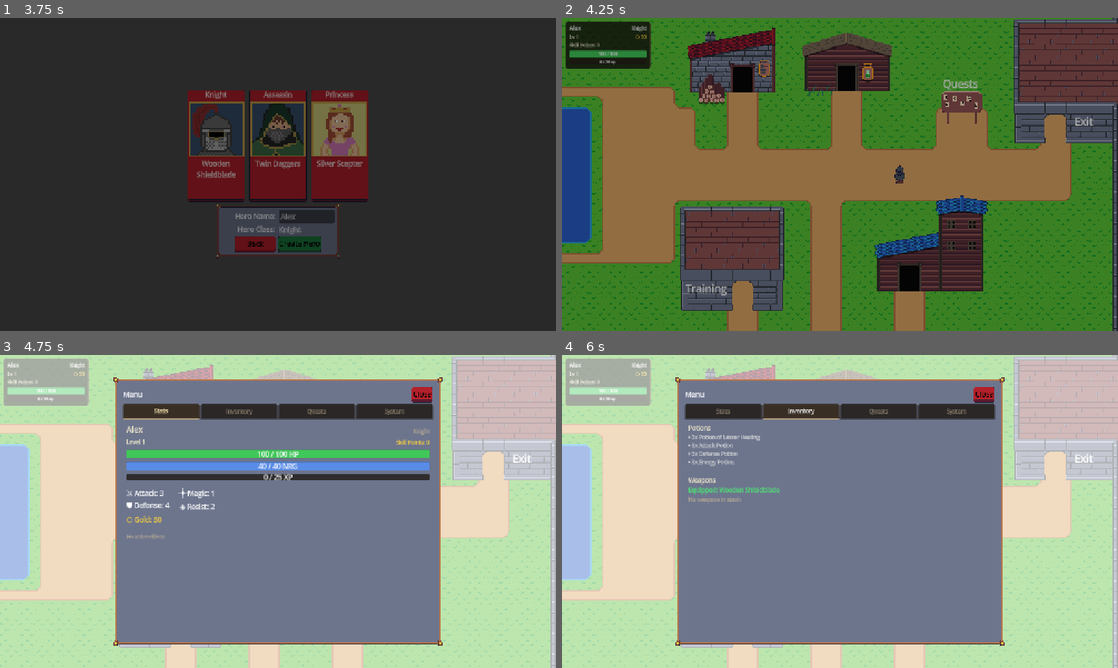
Above: before the commit, frames 1-4 (two rows, left to right).
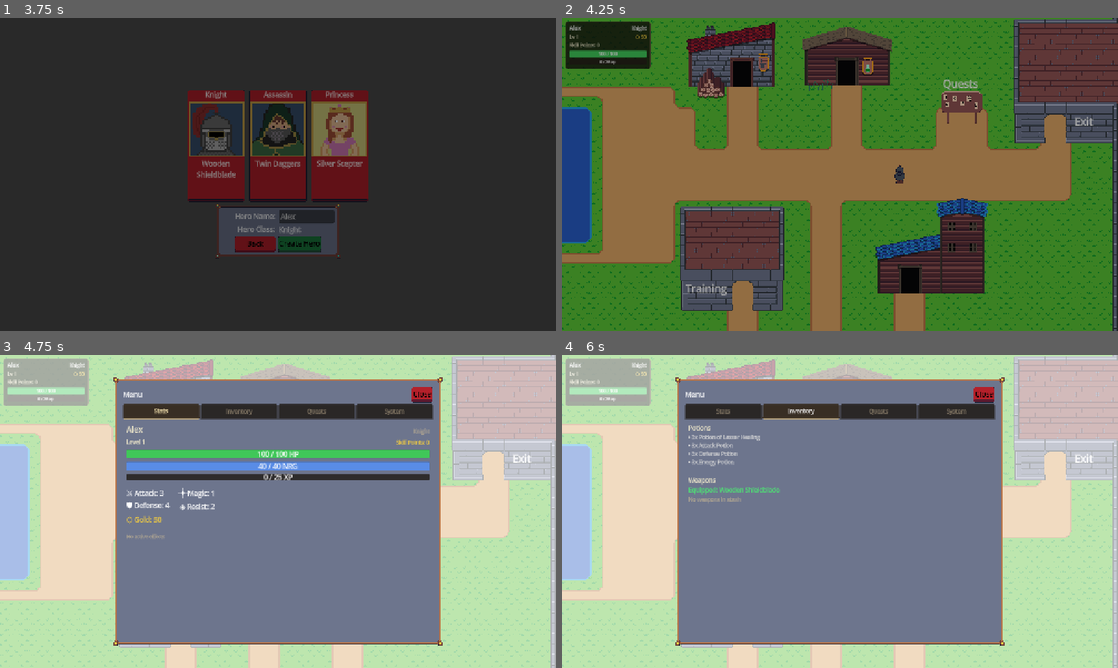
Above: after the commit, the same moments.

Repository: navtges3/PixelValley
Game: Godot game, scene res://scenes/ui/screens/main_menu_screen.tscn
Two runs of this game, one before a commit and one after it. Both use one fixed random seed, a clock stepped at 60 frames per second and the inputs below. Sound files missing from this copy of the repository are replaced by a short silence.
Inputs (mouse positions are in pixels of both pictures, inside the frame that each line leads up to):
- Up to frame 1 (3.75 s): click "New Game" at 0.5 s; click (305, 215) at 1.27 s; type "Alex" at 1.35 s; click (216, 146) at 2.02 s; click "Create Hero" at 2.75 s; click "Empty Slot" at 3.5 s
- Up to frame 2 (4.25 s): no input
- Up to frame 3 (4.75 s): hold Right (ui_right) from 4.28 s (still down); hold Tab (open_hud) from 4.28 s (still down)
- Up to frame 4 (6 s): release Right (ui_right) at 5 s; release Tab (open_hud) at 5 s; click "Stats" at 5 s; click "Inventory" at 5.75 s

Frame 1 is identical in both runs. In frame 2, 5.9% of the frame differs, in the area x 22-77%, y 1-88%; in frame 3, 0.8%; in frame 4, 0.8%.

Commit message:
feat: Update building scenes for weapon shop, potion shop, and inn with new properties and positions

Diff:
--- a/scenes/world/buildings/inn.tscn
+++ b/scenes/world/buildings/inn.tscn
@@ -14,13 +14,12 @@
 [node name="Sprite2D" type="Sprite2D" parent="." unique_id=1650050496]
 texture_filter = 1
 texture = ExtResource("1_v40nr")
-offset = Vector2(0, -70)
+offset = Vector2(48, -70)
 
 [node name="CollisionPolygon2D" type="CollisionPolygon2D" parent="." unique_id=538583642]
-polygon = PackedVector2Array(-98, 0, 66, 0, 66, -48, -98, -48)
+polygon = PackedVector2Array(-50, 0, 114, 0, 114, -48, -50, -48)
 
 [node name="EntranceZone" type="Area2D" parent="." unique_id=2047799658]
-position = Vector2(-48, 1)
 
 [node name="CollisionShape2D" type="CollisionShape2D" parent="EntranceZone" unique_id=693308414]
 shape = SubResource("CircleShape2D_saxo3")
--- a/scenes/world/buildings/potion_shop.tscn
+++ b/scenes/world/buildings/potion_shop.tscn
@@ -3,24 +3,23 @@
 [ext_resource type="Script" uid="uid://p643v63ydy3o" path="res://scripts/world/buildings/building.gd" id="1_hr72k"]
 [ext_resource type="Texture2D" uid="uid://bset3h8xp36w7" path="res://assets/overworld/village_props/potion_shop.png" id="1_mxqkc"]
 
-[sub_resource type="CircleShape2D" id="CircleShape2D_mxqkc"]
+[sub_resource type="CircleShape2D" id="CircleShape2D_hr72k"]
 radius = 16.0
 
-[node name="PotionShop" type="StaticBody2D" unique_id=1671380686]
+[node name="PotionShop" type="StaticBody2D" unique_id=585430704]
 script = ExtResource("1_hr72k")
 entrance_id = "potion_shop"
 screen_target = 5
 
-[node name="Sprite2D" type="Sprite2D" parent="." unique_id=1650050496]
+[node name="Sprite2D" type="Sprite2D" parent="." unique_id=454383907]
 texture_filter = 1
 texture = ExtResource("1_mxqkc")
 offset = Vector2(0, -43)
 
-[node name="CollisionPolygon2D" type="CollisionPolygon2D" parent="." unique_id=538583642]
+[node name="CollisionPolygon2D" type="CollisionPolygon2D" parent="." unique_id=1266673522]
 polygon = PackedVector2Array(-65, 0, 66, 0, 66, -48, -65, -48)
 
-[node name="EntranceZone" type="Area2D" parent="." unique_id=116835264]
-position = Vector2(0, 1)
+[node name="EntranceZone" type="Area2D" parent="." unique_id=330572127]
 
-[node name="CollisionShape2D" type="CollisionShape2D" parent="EntranceZone" unique_id=34012358]
-shape = SubResource("CircleShape2D_mxqkc")
+[node name="CollisionShape2D" type="CollisionShape2D" parent="EntranceZone" unique_id=1728397118]
+shape = SubResource("CircleShape2D_hr72k")
--- a/scenes/world/buildings/weapon_shop.tscn
+++ b/scenes/world/buildings/weapon_shop.tscn
@@ -1,26 +1,25 @@
-[gd_scene format=3 uid="uid://cfuiq4nuxxjhw"]
+[gd_scene format=3 uid="uid://cs87mrk0vnqod"]
 
 [ext_resource type="Texture2D" uid="uid://cojl8vame767g" path="res://assets/overworld/village_props/weapon_shop.png" id="1_bblfk"]
 [ext_resource type="Script" uid="uid://p643v63ydy3o" path="res://scripts/world/buildings/building.gd" id="1_fpext"]
 
-[sub_resource type="CircleShape2D" id="CircleShape2D_bblfk"]
+[sub_resource type="CircleShape2D" id="CircleShape2D_fpext"]
 radius = 16.0
 
-[node name="WeaponShop" type="StaticBody2D" unique_id=1671380686]
+[node name="WeaponShop" type="StaticBody2D" unique_id=1099225507]
 script = ExtResource("1_fpext")
 entrance_id = "weapon_shop"
 screen_target = 6
 
-[node name="Sprite2D" type="Sprite2D" parent="." unique_id=1650050496]
+[node name="Sprite2D" type="Sprite2D" parent="." unique_id=1206546786]
 texture_filter = 1
 texture = ExtResource("1_bblfk")
-offset = Vector2(0, -43)
+offset = Vector2(-16, -43)
 
-[node name="CollisionPolygon2D" type="CollisionPolygon2D" parent="." unique_id=538583642]
-polygon = PackedVector2Array(-65, 0, -52, 0, -52, 14, -50, 16, -46, 16, -42, 17, -38, 17, -34, 16, -30, 16, -26, 17, -22, 17, -17.740372, 16, -14, 16, -12, 14, -12, 0, 2, 0, 30, 0, 66, 0, 66, -48, -65, -48)
+[node name="CollisionPolygon2D" type="CollisionPolygon2D" parent="." unique_id=1002556148]
+polygon = PackedVector2Array(-81, 0, -68, 0, -68, 14, -66, 16, -62, 16, -61, 15, -60, 15, -58, 17, -54, 17, -52, 15, -51, 15, -50, 16, -46, 16, -45, 15, -44, 15, -42, 17, -38, 17, -36, 15, -35, 15, -34, 16, -30, 16, -28, 14, -27.826916, 0, 50, 0, 50, -48, -81, -48)
 
-[node name="EntranceZone" type="Area2D" parent="." unique_id=874808314]
-position = Vector2(16, 1)
+[node name="EntranceZone" type="Area2D" parent="." unique_id=1162155391]
 
-[node name="CollisionShape2D" type="CollisionShape2D" parent="EntranceZone" unique_id=2142159316]
-shape = SubResource("CircleShape2D_bblfk")
+[node name="CollisionShape2D" type="CollisionShape2D" parent="EntranceZone" unique_id=1487148832]
+shape = SubResource("CircleShape2D_fpext")
--- a/scenes/world/locations/village.tscn
+++ b/scenes/world/locations/village.tscn
@@ -46,14 +46,14 @@
 tile_map_data = PackedByteArray("AAAZAAcAAgAIAAgAAAAZAAgAAgAIAAkAAAAaAAcAAgAJAAgAAAAaAAgAAgAJAAkAAAAbAAcAAgAKAAgAAAAbAAgAAgAKAAkAAAA=")
 tile_set = ExtResource("2_h8u16")
 
-[node name="WeaponShop" parent="Buildings" unique_id=1671380686 groups=["building"] instance=ExtResource("3_irc66")]
-position = Vector2(496, 241)
+[node name="Inn" parent="Buildings" unique_id=1381489631 groups=["building"] instance=ExtResource("4_v5c8t")]
+position = Vector2(769, 549)
 
-[node name="Inn" parent="Buildings" unique_id=1381489631 groups=["building"] instance=ExtResource("4_v5c8t")]
-position = Vector2(816, 546)
+[node name="PotionShop" parent="Buildings" unique_id=585430704 groups=["building"] instance=ExtResource("5_bn7ll")]
+position = Vector2(672, 231)
 
-[node name="PotionShop" parent="Buildings" unique_id=408477813 groups=["building"] instance=ExtResource("5_bn7ll")]
-position = Vector2(672, 240)
+[node name="WeaponShop" parent="Buildings" unique_id=1099225507 groups=["building"] instance=ExtResource("3_irc66")]
+position = Vector2(511, 232)
 
 [node name="Props" type="TileMapLayer" parent="." unique_id=1377801052]
 tile_map_data = PackedByteArray("AAAZAAcAAgAIAAgAAAAZAAgAAgAIAAkAAAAaAAcAAgAJAAgAAAAaAAgAAgAJAAkAAAAbAAcAAgAKAAgAAAAbAAgAAgAKAAkAAAA=")
Not shown: 1 places in scenes/world/locations/village.tscn that only renumber resources
